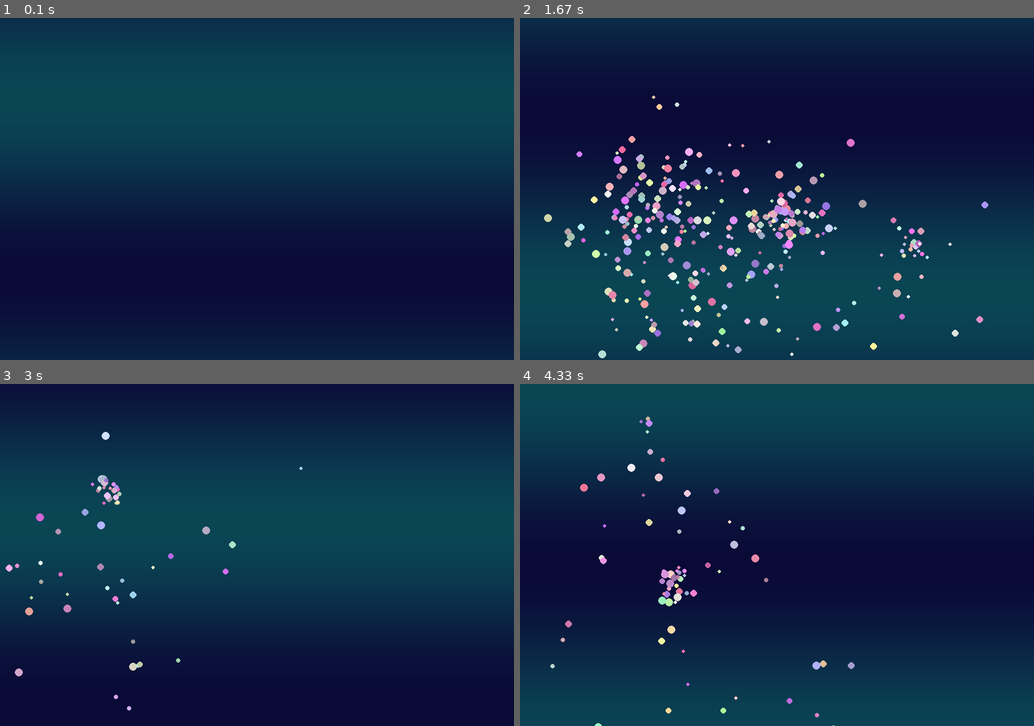
Above: before the commit, frames 1-4 (two rows, left to right).
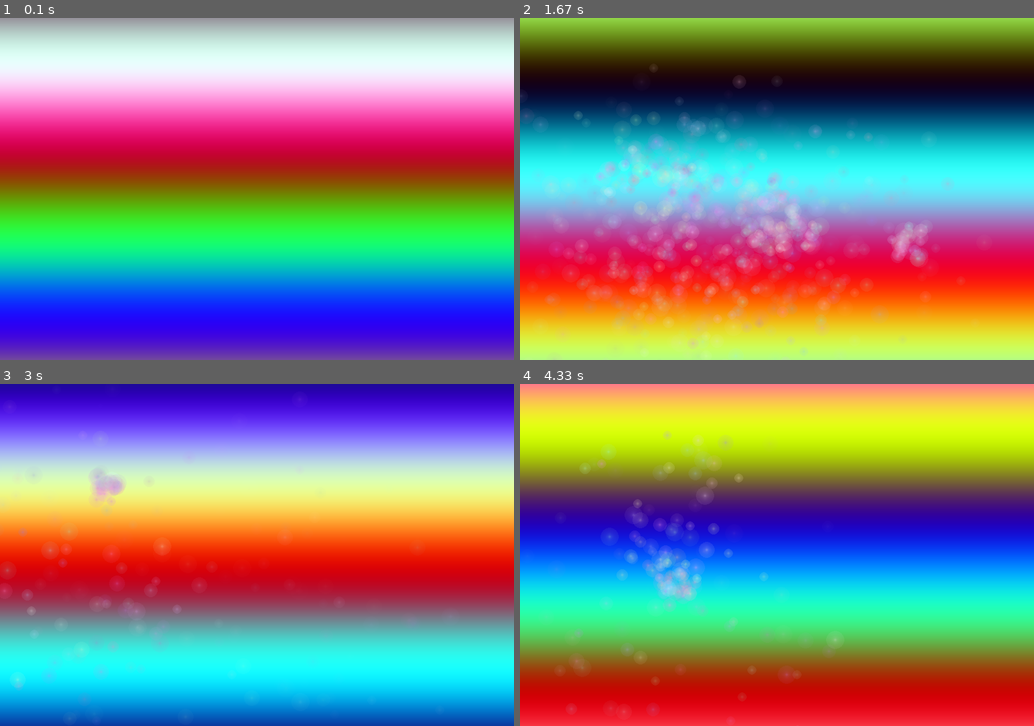
Above: after the commit, the same moments.

Repository: 20260135-JaeseungKim/my-first-game
Game: pygame game, started from my-first-game.py
Two runs of this game, one before a commit and one after it. Both use one fixed random seed, a clock stepped at 60 frames per second and the inputs below.
Inputs (mouse positions are in pixels of both pictures, inside the frame that each line leads up to):
- Up to frame 1 (0.1 s): no input
- Up to frame 2 (1.67 s): press the mouse at (653, 192) at 0.37 s; move the mouse to (741, 230) at 0.47 s; release the mouse at (828, 264) at 0.6 s; press the mouse at (653, 192) at 0.7 s; move the mouse to (746, 206) at 0.8 s; release the mouse at (838, 219) at 0.93 s; press the mouse at (653, 192) at 1.03 s; move the mouse to (705, 233) at 1.13 s; release the mouse at (751, 277) at 1.27 s; press the mouse at (653, 192) at 1.37 s; move the mouse to (782, 216) at 1.47 s; release the mouse at (910, 243) at 1.6 s
- Up to frame 3 (3 s): click (174, 442) at 1.72 s; click (61, 479) at 2.05 s; click (87, 589) at 2.42 s; click (107, 490) at 2.92 s
- Up to frame 4 (4.33 s): click (633, 592) at 3.22 s; click (699, 654) at 3.55 s; click (663, 493) at 3.88 s; click (674, 582) at 4.22 s

The runs differ from the first frame. In frame 1, 100% of the frame differs, in the area x 0-100%, y 0-100%; in frame 2, 95%; in frame 3, 100%; in frame 4, 100%.

Commit message:
2nd commit

Diff:
--- a/my-first-game.py
+++ b/my-first-game.py
@@ -14,49 +14,77 @@
 
 class Particle:
     def __init__(self, x, y):
+
         self.x = x
         self.y = y
 
         angle = random.uniform(0, math.pi * 2)
-        speed = random.uniform(1, 6)
+        speed = random.uniform(2, 7)
 
         self.vx = math.cos(angle) * speed
         self.vy = math.sin(angle) * speed
 
-        self.life = random.randint(40, 80)
-        self.size = random.randint(3, 7)
+        self.life = random.randint(60, 120)
+        self.max_life = self.life
+
+        self.size = random.randint(4, 8)
 
         self.color = (
             random.randint(150,255),
-            random.randint(100,255),
-            random.randint(150,255)
+            random.randint(120,255),
+            random.randint(180,255)
         )
 
     def update(self):
+
         self.x += self.vx
         self.y += self.vy
 
-        self.vy += 0.08
+        # gravity
+        self.vy += 0.05
+
+        # drag
+        self.vx *= 0.99
+        self.vy *= 0.99
+
         self.life -= 1
 
     def draw(self, surf):
-        if self.life > 0:
+
+        if self.life <= 0:
+            return
+
+        alpha = int(255 * (self.life / self.max_life))
+
+        glow_surface = pygame.Surface((50,50), pygame.SRCALPHA)
+
+        for r in range(self.size*2, 0, -2):
+
+            glow_alpha = alpha // (r//2 + 1)
+
             pygame.draw.circle(
-                surf,
-                self.color,
-                (int(self.x), int(self.y)),
-                self.size
+                glow_surface,
+                (*self.color, glow_alpha),
+                (25,25),
+                r
             )
+
+        surf.blit(glow_surface, (self.x-25, self.y-25))
 
     def alive(self):
         return self.life > 0
 
 
 def draw_background(surface, t):
+
     for y in range(HEIGHT):
-        c = int(40 + 30 * math.sin(y * 0.01 + t))
-        color = (10, c, 50 + c//2)
-        pygame.draw.line(surface, color, (0, y), (WIDTH, y))
+
+        # 항상 0~255 범위
+        r = int(128 + 127 * math.sin(y*0.01 + t))
+        g = int(128 + 127 * math.sin(y*0.02 + t*0.8))
+        b = int(128 + 127 * math.sin(y*0.015 + t*1.2))
+
+        pygame.draw.line(surface, (r,g,b), (0,y), (WIDTH,y))
 
 
 running = True
@@ -72,7 +100,7 @@
     buttons = pygame.mouse.get_pressed()
 
     if buttons[0]:
-        for _ in range(8):
+        for _ in range(12):
             particles.append(Particle(mouse[0], mouse[1]))
 
     time += 0.03
